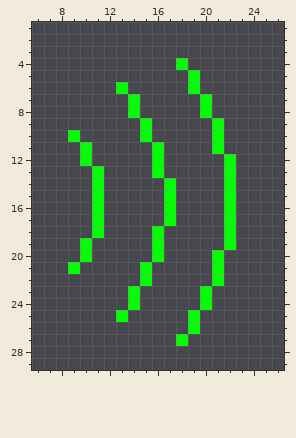
Edited in one commit: pixel-art file (assets/bullet.aseprite). The picture above is the old version.
32x32 pixels, 1 frame. Shown: x 6..26, y 1..29.
Now the later version:
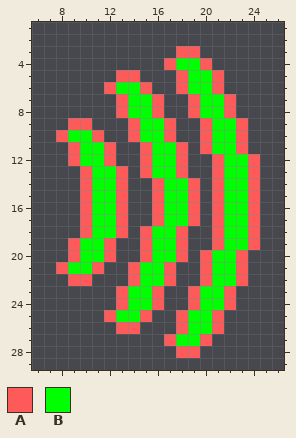
Palette (. is transparent): A #ff5a5a  B #00ff00
What changed:
The author put colour A in row 3 at x 18 to 19; in row 4 at x 17 and 20; in row 5 at x 13 to 14, 18 and 21; in row 6 at x 12, 15, 18 and 21; in rows 7 to 8 at x 13, 16, 19 and 22; in row 9 at x 9 to 10, 14, 17, 20 and 23.
The author put colour A in row 10 at x 8, 11, 14, 17, 20 and 23; in row 11 at x 9, 12, 15, 18, 20 and 23; in row 12 at x 9, 12, 15, 18, 21 and 24; in row 13 at x 10, 13, 15, 18, 21 and 24; in rows 14 to 17 at x 10, 13, 16, 19, 21 and 24; in row 18 at x 10, 13, 15, 18, 21 and 24.
The author put colour A in row 19 at x 9, 12, 15, 18, 21 and 24; in row 20 at x 9, 12, 15, 18, 20 and 23; in row 21 at x 8, 11, 14, 17, 20 and 23; in row 22 at x 9 to 10, 14, 17, 20 and 23; in rows 23 to 24 at x 13, 16, 19 and 22; in row 25 at x 12, 15, 18 and 21.
The author put colour A in row 26 at x 13 to 14, 18 and 21; in row 27 at x 17 and 20; in row 28 at x 18 to 19.
The author put colour B in row 4 at x 19; in row 5 at x 20; in row 6 at x 14 and 20; in rows 7 to 8 at x 15 and 21; in row 9 at x 16 and 22; in row 10 at x 10, 16 and 22.
The author put colour B in row 11 at x 11, 17 and 22; in row 12 at x 11, 17 and 23; in row 13 at x 12, 17 and 23; in rows 14 to 17 at x 12, 18 and 23; in row 18 at x 12, 17 and 23; in row 19 at x 11, 17 and 23.
The author put colour B in row 20 at x 11, 17 and 22; in row 21 at x 10, 16 and 22; in row 22 at x 16 and 22; in rows 23 to 24 at x 15 and 21; in row 25 at x 14 and 20; in row 26 at x 20.
The author put colour B in row 27 at x 19.
Where, in picture pixels (left, top, right, bottom), the same in both pictures:
added: (56, 46, 260, 358)
